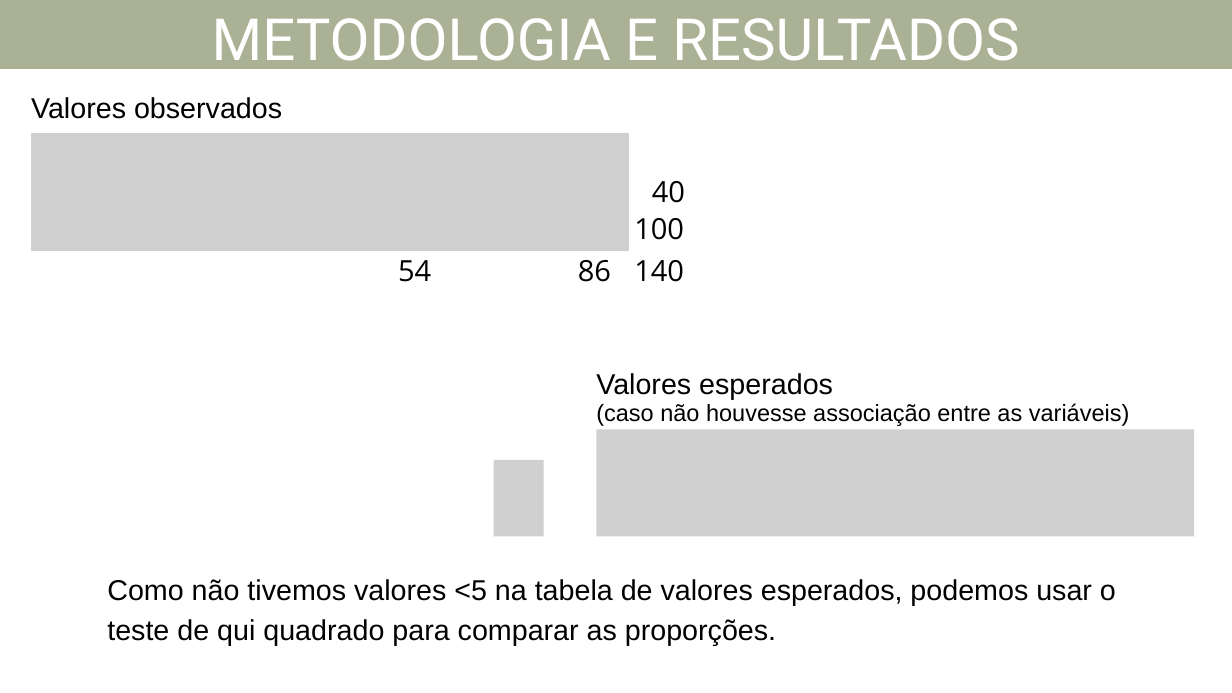
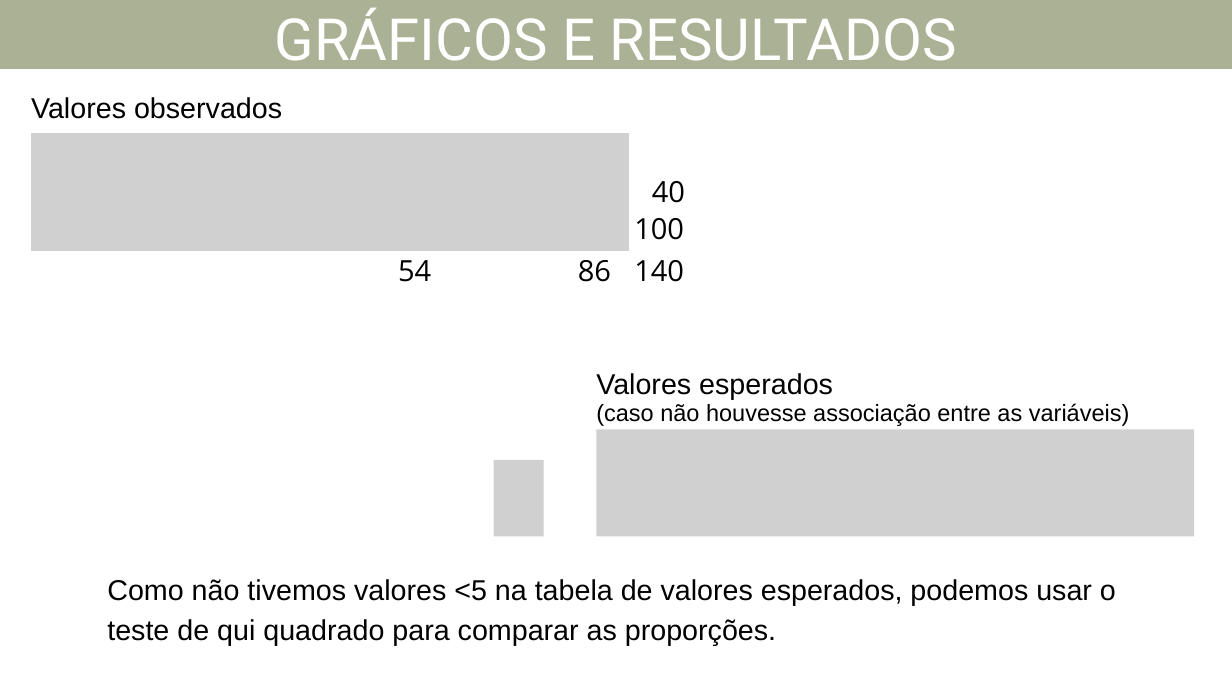
Before and after one commit to marcela-c-oliveira/Trabalho_final_FCM_2024, a slide deck: slide 7 of Trabalho final FCM 2024.pptx. Drawn at 1232x693 pixels with LibreOffice and Linux fonts; fonts in the diff are those of the drawing; grey boxes stand for pictures. Boxes give left, top, right and bottom in pixels: in the first picture for what was removed or moved away, otherwise in the second. Text is boxed around its words. In the diff, an @@ line names an element or a change of style, - is before the commit and + after.

```diff
--- a/Trabalho final FCM 2024.pptx
+++ b/Trabalho final FCM 2024.pptx
@@ text at bbox=[275, 7, 956, 74]: text changed @@
-METODOLOGIA E RESULTADOS
+GRÁFICOS E RESULTADOS
```
Also in this commit, not shown: 5 other slides changed, 1 slide added, 1 slide removed, 1 other file.
